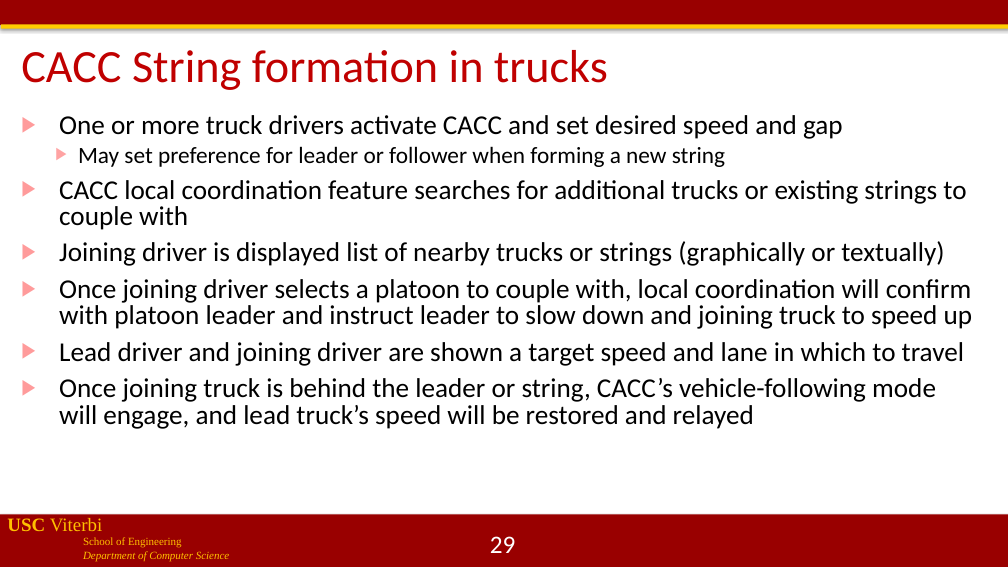
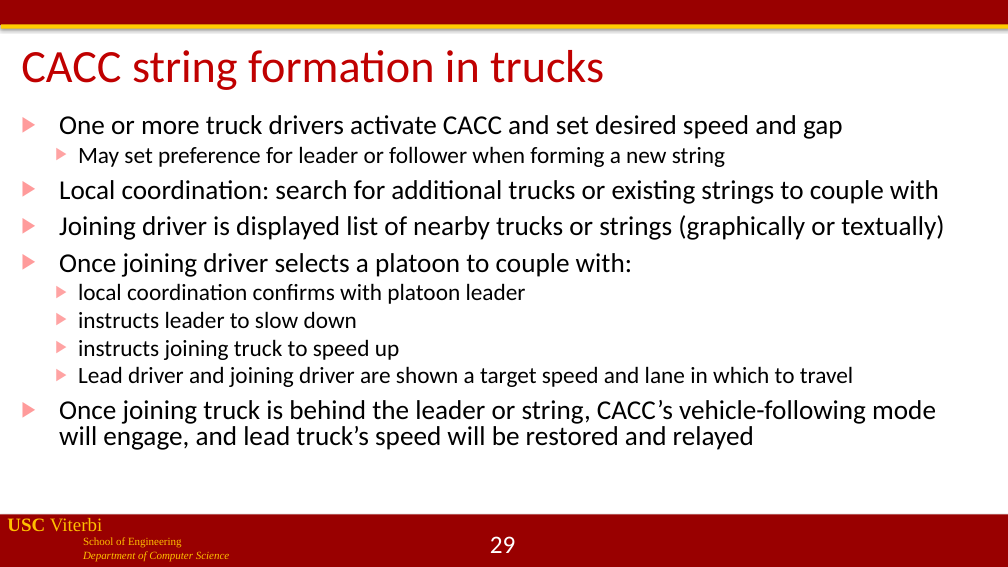
Before and after one commit to jdeshmukh/jdeshmukh.github.io, a slide deck: slide 29 of teaching/cs513slides/lecture13-communication-and-security.pptx. Drawn at 1008x567 pixels with LibreOffice and Linux fonts; fonts in the diff are those of the drawing; background and template pictures are left out. Boxes give left, top, right and bottom in pixels: in the first picture for what was removed or moved away, otherwise in the second. Text is boxed around its words. In the diff, an @@ line names an element or a change of style, - is before the commit and + after.

```diff
--- a/teaching/cs513slides/lecture13-communication-and-security.pptx
+++ b/teaching/cs513slides/lecture13-communication-and-security.pptx
@@ title at (x1=21, y1=50, x2=604, y2=90): text changed @@
-CACC String formation in trucks
+CACC string formation in trucks
@@ text at (x1=59, y1=180, x2=939, y2=204): text changed @@
-▶ CACC local coordination feature searches for additional trucks or existing strings to couple with
+▶ Local coordination: search for additional trucks or existing strings to couple with
@@ text at (x1=59, y1=253, x2=632, y2=360): text changed; size 25.9 to 22.2 pt @@
-▶ Once joining driver selects a platoon to couple with, local coordination will confirm with platoon leader and instruct leader to slow down and joining truck to speed up
+▶ Once joining driver selects a platoon to couple with:
+  ▶ local coordination confirms with platoon leader
+  ▶ instructs leader to slow down
+  ▶ instructs joining truck to speed up
@@ text at (x1=78, y1=366, x2=853, y2=387): size 25.9 to 22.2 pt in "Lead driver and joining driver are shown ..."; list level 1 to 2 in "Lead driver and joining driver ..."; bullet colour #FF9B9B to #FFA3A3 @@
```
Also in this commit, not shown: 28 other slides changed, 2 other files.
